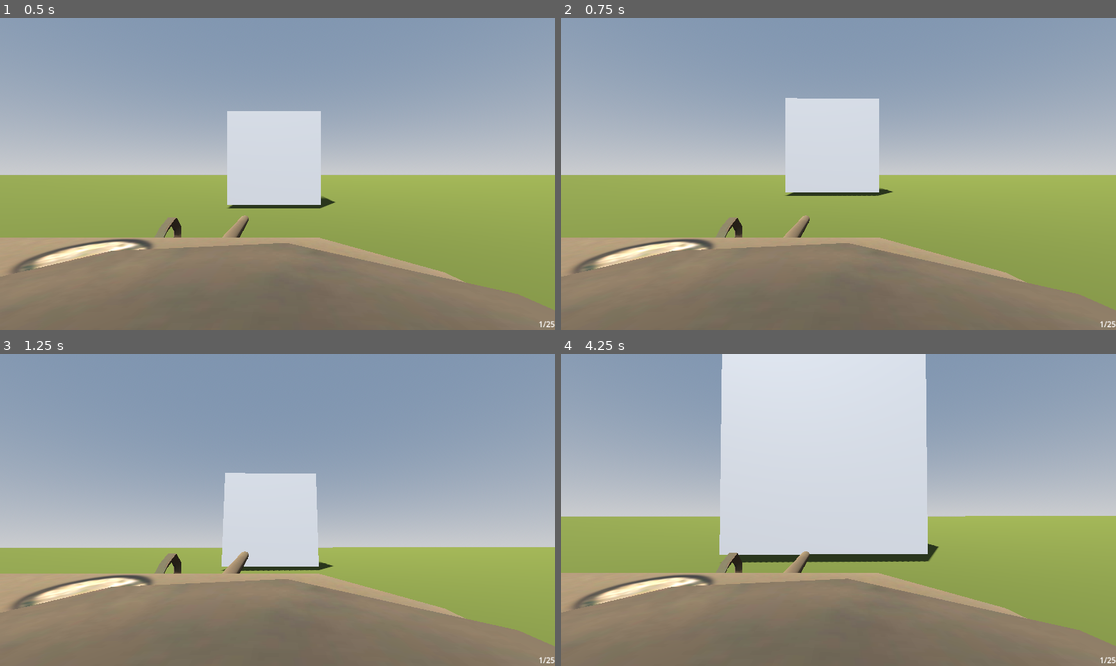
Above: before the commit, frames 1-4 (two rows, left to right).
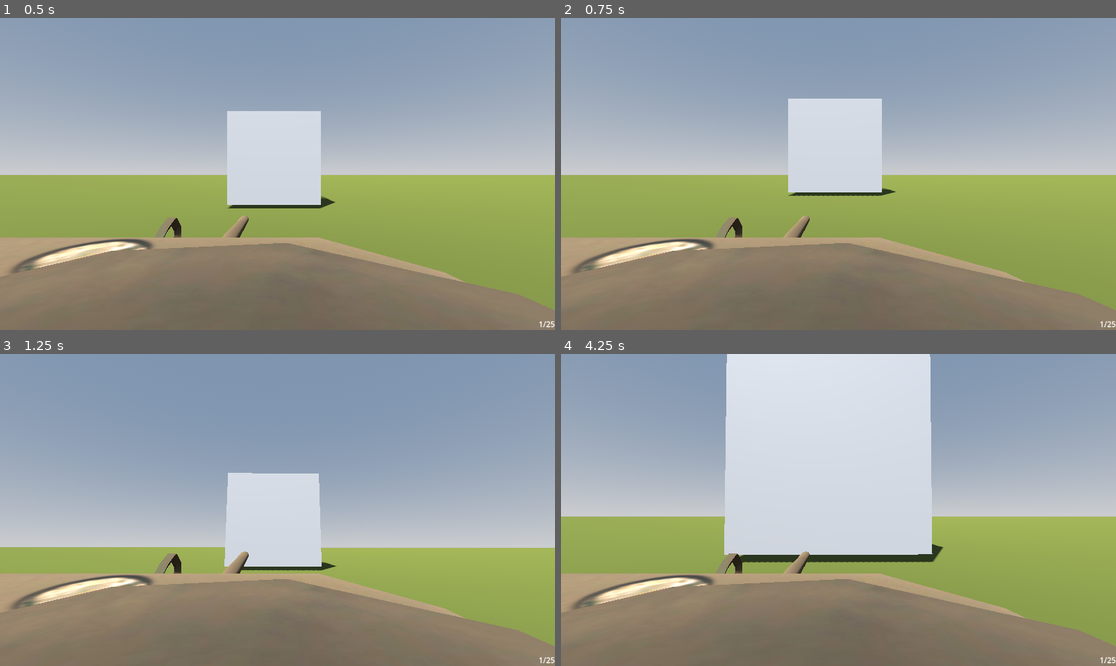
Above: after the commit, the same moments.

Repository: 24397BHS/frenk-the-tenkreal
Game: Godot game, scene res://map.tscn
Same seed, same stepped clock (60 frames per second), same inputs: the game is played once before the commit and once after it.
Inputs (mouse positions are in pixels of both pictures, inside the frame that each line leads up to):
- Up to frame 1 (0.5 s): no input
- Up to frame 2 (0.75 s): move the mouse to (866, 174) at 0.52 s; hold W (up) from 0.53 s (still down); tap C (Freelook) at 0.6 s
- Up to frame 3 (1.25 s): keep holding W (up)
- Up to frame 4 (4.25 s): keep holding W (up); move the mouse to (810, 510) at 1.27 s; tap C (Freelook) every 0.75 s from 1.35 to 3.6 s; move the mouse to (849, 503) at 2.02 s; move the mouse to (832, 516) at 2.77 s; move the mouse to (877, 513) at 3.52 s

Frame 1 is identical in both runs. In frame 2, 0.3% of the frame differs, in the area x 1-100%, y 25-94%; in frame 3, 0.5%; in frame 4, 1.4%, in the area x 0-100%, y 0-94%.

Commit message:
Free look half done

Diff:
--- /dev/null
+++ b/ShellAp.tscn
@@ -0,0 +1,9 @@
+[gd_scene format=3 uid="uid://1acm7nf7k0qu"]
+
+[sub_resource type="CylinderMesh" id="CylinderMesh_iro42"]
+
+[node name="Node3D" type="Node3D" unique_id=393268732]
+
+[node name="MeshInstance3D" type="MeshInstance3D" parent="." unique_id=484978626]
+transform = Transform3D(0.15, 0, 0, 0, -6.5567085e-09, 0.15, 0, -0.15, -6.5567085e-09, 0, 0, 0)
+mesh = SubResource("CylinderMesh_iro42")
--- a/player.gd
+++ b/player.gd
@@ -3,6 +3,7 @@
 const ENGINE_POWER =1500
 var SENS: float = 0.0002
 var ELEV: float = 0.0001
+var look: = 0.003
 var turret_rot = 0
 var TotAmmo = 25
 var ammo = 1
@@ -19,20 +20,21 @@
 @onready var manlet = $"Body/Сombat_Tower/Rolling_ Armour_Mlya))"
 
 var target_yaw: float = 0.0
+
+var is_free_looking: bool = false
 # Called when the node enters the scene tree for the first time.
 func _ready() -> void:
 	Input.mouse_mode = Input.MOUSE_MODE_CAPTURED
 
 func _input(event: InputEvent) -> void:
-	if event is InputEventMouseMotion:
-		turret.rotate_y(-event.relative.x * SENS)
+	if Input.is_action_just_pressed("Freelook"):
+		is_free_looking = true
 
-		manlet.rotate_z(-event.relative.y * ELEV)
-		manlet.rotation.z =clamp(manlet.rotation.z, deg_to_rad(-10), deg_to_rad(15))
+	if Input.is_action_just_released("Freelook"):
+		is_free_looking = false
+		neck.rotation = Vector3.ZERO
 
-		neck.rotate_z(-event.relative.y * ELEV)
-		neck.rotation.z =clamp(neck.rotation.z, deg_to_rad(-10), deg_to_rad(15))
-		var freelook = Input.get("Freelook")
+
 
 
 
--- a/project.godot
+++ b/project.godot
@@ -42,6 +42,12 @@
 "events": [Object(InputEventKey,"resource_local_to_scene":false,"resource_name":"","device":-1,"window_id":0,"alt_press …(191 unchanged characters)…
 ]
 }
+fire={
+"deadzone": 0.2,
+"events": [Object(InputEventMouseButton,"resource_local_to_scene":false,"resource_name":"","device":-1,"window_id":0,"alt_pressed":false,"shift_pressed":false,"ctrl_pressed":false,"meta_pressed":false,"button_mask":0,"position":Vector2(0, 0),"global_position":Vector2(0, 0),"factor":1.0,"button_index":1,"canceled":false,"pressed":false,"double_click":false,"script":null)
+, Object(InputEventKey,"resource_local_to_scene":false,"resource_name":"","device":-1,"window_id":0,"alt_pressed":false,"shift_pressed":false,"ctrl_pressed":false,"meta_pressed":false,"pressed":false,"keycode":0,"physical_keycode":32,"key_label":0,"unicode":32,"location":0,"echo":false,"script":null)
+]
+}
 
 [physics]
 
